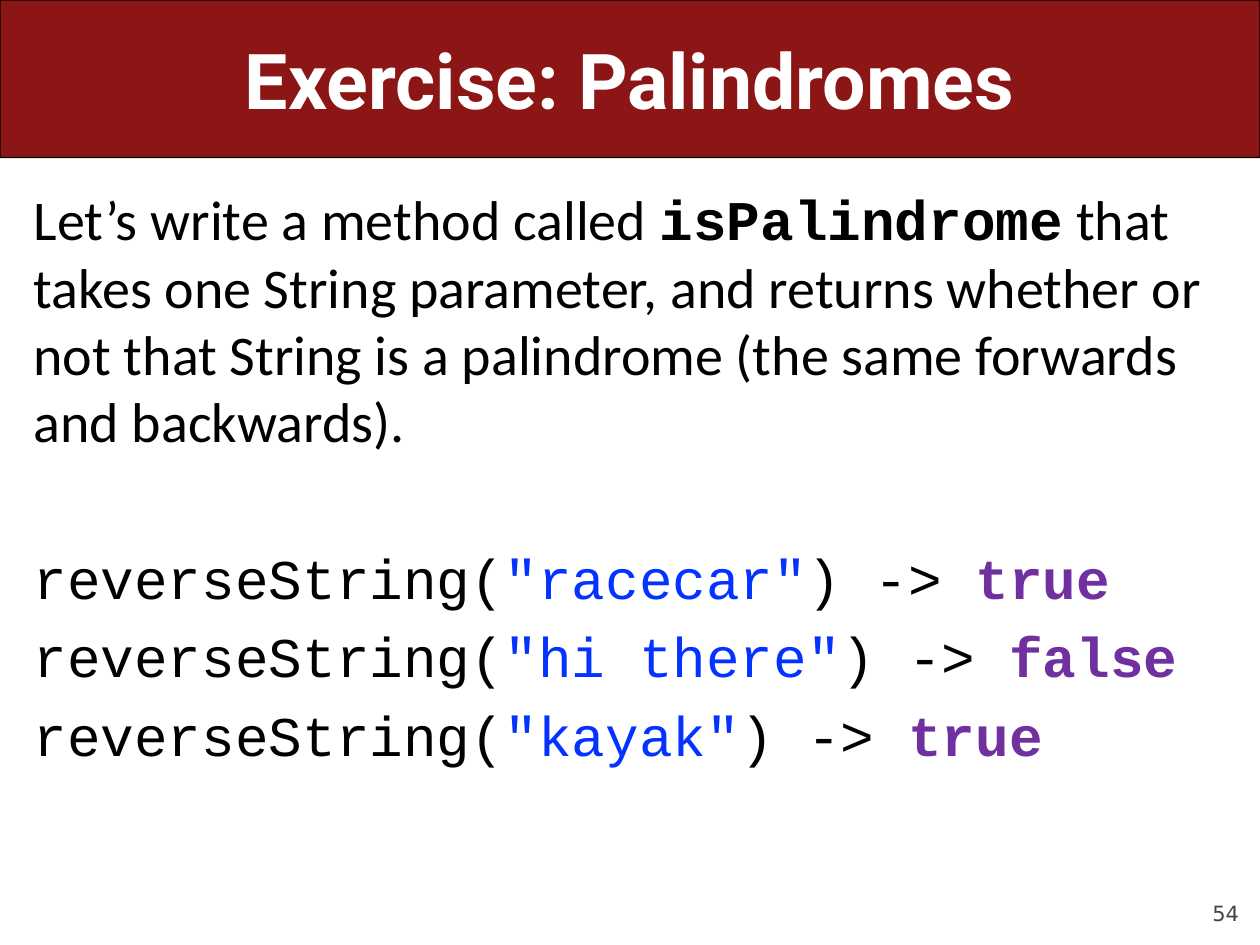
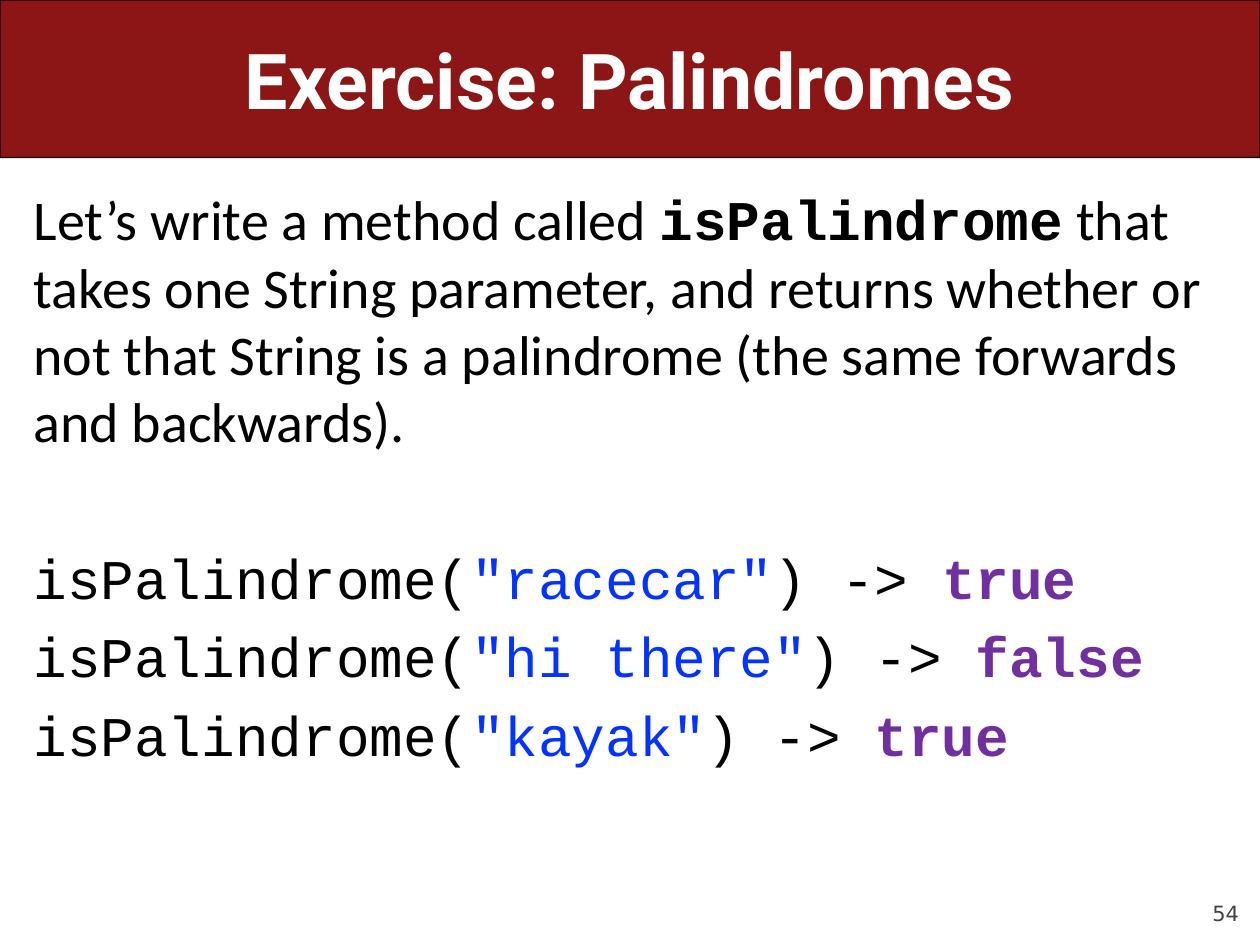
Before and after one commit to ckincaid17/cs106a-summer-2018, a slide deck: slide 54 of WWW/lectures/Lecture9/Lecture9.pptx. Drawn at 1260x945 pixels with LibreOffice and Linux fonts; fonts in the diff are those of the drawing. Boxes give left, top, right and bottom in pixels: in the first picture for what was removed or moved away, otherwise in the second. Text is boxed around its words. In the diff, an @@ line names an element or a change of style, - is before the commit and + after.

Commit message:
Lecture 10

```diff
--- a/WWW/lectures/Lecture9/Lecture9.pptx
+++ b/WWW/lectures/Lecture9/Lecture9.pptx
@@ text at [34, 559, 1144, 768]: text changed @@
-reverseString("racecar") -> true
-reverseString("hi there") -> false
-reverseString("kayak") -> true
+isPalindrome("racecar") -> true
+isPalindrome("hi there") -> false
+isPalindrome("kayak") -> true
```
Also in this commit, not shown: 1 other slide changed, 41 other files.
